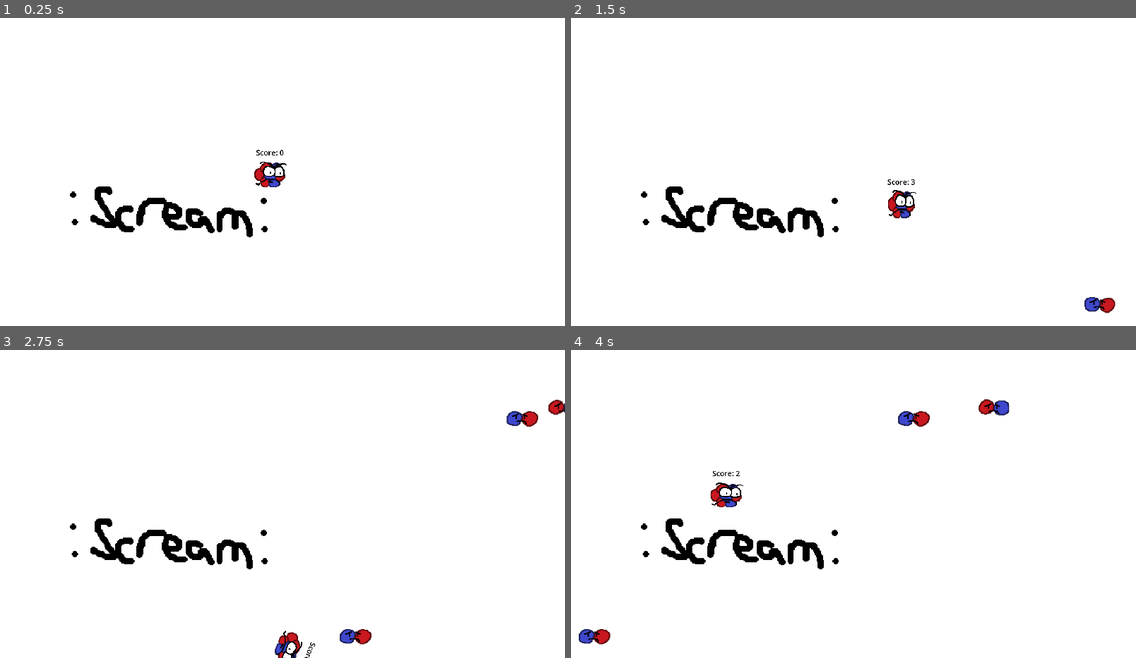
Above: before the commit, frames 1-4 (two rows, left to right).
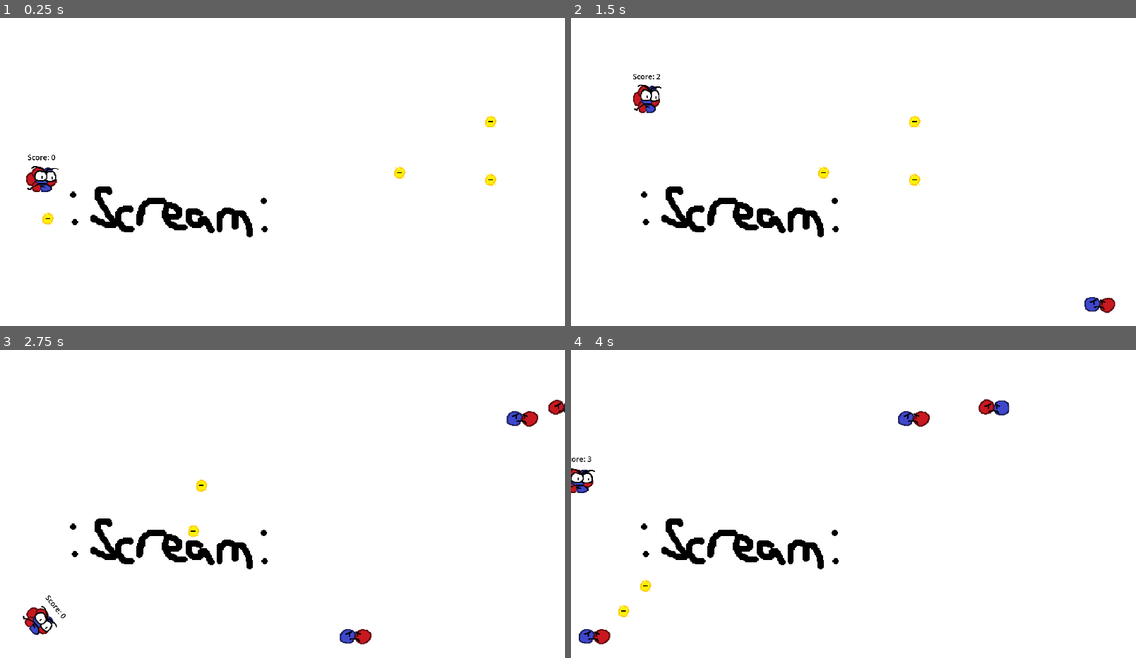
Above: after the commit, the same moments.

Repository: Quill-x/Atom
Game: Godot game, scene res://scenes/Level.tscn
Two runs of this game, one before a commit and one after it. Both use one fixed random seed, a clock stepped at 60 frames per second and the inputs below.
Inputs:
- Up to frame 1 (0.25 s): no input
- Up to frame 2 (1.5 s): hold D (Right) 0.53-1.28 s; hold Shift (Slow) 0.53-1.28 s; hold S (Down) from 1.28 s (still down); tap Shift (Slow) at 1.35 s
- Up to frame 3 (2.75 s): release S (Down) at 2.03 s; hold D (Right) from 2.03 s (still down); hold Shift (Slow) from 2.03 s (still down)
- Up to frame 4 (4 s): release D (Right) at 2.78 s; release Shift (Slow) at 2.78 s; hold Up (Up) 2.78-3.53 s; tap Shift (Slow) at 2.85 s; hold A (Left) from 3.53 s (still down); hold Shift (Slow) from 3.53 s (still down)

The runs differ from the first frame. In frame 1, 0.9% of the frame differs, in the area x 4-88%, y 31-68%; in frame 2, 0.8%; in frame 3, 0.8%; in frame 4, 0.7%.

Commit message:
Added Electron and Music

Diff:
--- a/scenes/Level.tscn
+++ b/scenes/Level.tscn
@@ -1,9 +1,11 @@
-[gd_scene load_steps=7 format=3 uid="uid://cv2pjpyhbrn0a"]
+[gd_scene load_steps=9 format=3 uid="uid://cv2pjpyhbrn0a"]
 
 [ext_resource type="Texture2D" uid="uid://bob4jmvuiqg4y" path="res://images/epicPlaceholderBackground.png" id="1_1mcdm"]
 [ext_resource type="Script" path="res://scenes/level.gd" id="1_ue7x2"]
 [ext_resource type="PackedScene" uid="uid://df3y3vmxrwya6" path="res://scenes/player.tscn" id="1_yqdih"]
 [ext_resource type="Texture2D" uid="uid://bq1an6pgy4v6i" path="res://images/blackBarsForFullScreen.png" id="2_agv44"]
+[ext_resource type="AudioStream" uid="uid://c75ahyx5egw0p" path="res://audio/funky_battle.ogg" id="5_h1f6n"]
+[ext_resource type="PackedScene" uid="uid://dj2xu48ecl6n1" path="res://scenes/electron.tscn" id="6_6xv2i"]
 
 [sub_resource type="RectangleShape2D" id="RectangleShape2D_eqigd"]
 size = Vector2(103, 1320)
@@ -19,7 +21,7 @@
 texture = ExtResource("1_1mcdm")
 
 [node name="Player" parent="." instance=ExtResource("1_yqdih")]
-position = Vector2(-126, -21)
+position = Vector2(-902, -5)
 
 [node name="StaticBody2D" type="StaticBody2D" parent="."]
 position = Vector2(-667, -262)
@@ -66,3 +68,20 @@
 
 [node name="Camera2D" type="Camera2D" parent="."]
 position = Vector2(-82, -33)
+
+[node name="AudioStreamPlayer" type="AudioStreamPlayer" parent="."]
+stream = ExtResource("5_h1f6n")
+volume_db = -8.0
+autoplay = true
+
+[node name="Electron" parent="." instance=ExtResource("6_6xv2i")]
+position = Vector2(725, 9)
+
+[node name="Electron2" parent="." instance=ExtResource("6_6xv2i")]
+position = Vector2(416, -15)
+
+[node name="Electron3" parent="." instance=ExtResource("6_6xv2i")]
+position = Vector2(725, -189)
+
+[node name="Electron4" parent="." instance=ExtResource("6_6xv2i")]
+position = Vector2(-857, 243)
--- a/scenes/deuteron.tscn
+++ b/scenes/deuteron.tscn
@@ -121,7 +121,7 @@
 sprite_frames = SubResource("SpriteFrames_kp4bt")
 animation = &"idle"
 autoplay = "idle"
-frame_progress = 0.953192
+frame_progress = 0.909643
 
 [node name="Face" type="AnimatedSprite2D" parent="."]
 position = Vector2(2, 7)
@@ -129,7 +129,7 @@
 sprite_frames = SubResource("SpriteFrames_jupbp")
 animation = &"idle"
 autoplay = "idle"
-frame_progress = 0.0797608
+frame_progress = 0.0362124
 
 [node name="Area2D" type="Area2D" parent="."]
 scale = Vector2(2, 2)
--- /dev/null
+++ b/scenes/electron.gd
@@ -0,0 +1,45 @@
+extends CharacterBody2D
+class_name Electron
+
+const SPEED = 400
+const HOMING_TIME = 300
+const ROTATIONAL_SPEED = 100
+
+const CAMERA_X_BOUNDS = 1200
+const CAMERA_Y_BOUNDS = 600
+
+var player
+var State = "Normal"
+var timer = HOMING_TIME
+var current_rotation = 0
+
+func _ready():
+	velocity.x = -SPEED
+
+func _on_area_entered(area):
+	if area.get_parent() is Player:
+		area.get_parent().get_hit(position)
+		queue_free()
+
+func _on_chase_area_entered(area):
+	if area.get_parent() is Player:
+		State = "Chase"
+		player = area.get_parent()
+
+func _on_chase_area_exited(area):
+	if area.get_parent() is Player:
+		State = "Normal"
+		timer = 0
+
+
+func _physics_process(delta):
+	if State == "Normal":
+		pass
+	elif State == "Chase" and timer > 0:
+		timer -= 1
+		velocity = (player.position - position).normalized() * SPEED*1.1
+	else:
+		State = "Normal"
+	if position.x > CAMERA_X_BOUNDS or position.x < -CAMERA_X_BOUNDS or position.y > CAMERA_Y_BOUNDS or position.y < -CAMERA_Y_BOUNDS:
+		queue_free()
+	move_and_slide()
--- /dev/null
+++ b/scenes/electron.tscn
@@ -0,0 +1,64 @@
+[gd_scene load_steps=9 format=3 uid="uid://dj2xu48ecl6n1"]
+
+[ext_resource type="Script" path="res://scenes/electron.gd" id="1_yiqh2"]
+[ext_resource type="Texture2D" uid="uid://cugxo4jywecct" path="res://images/electron.png" id="2_dvlqk"]
+
+[sub_resource type="AtlasTexture" id="AtlasTexture_t33t3"]
+atlas = ExtResource("2_dvlqk")
+region = Rect2(0, 0, 20, 20)
+
+[sub_resource type="AtlasTexture" id="AtlasTexture_mxja3"]
+atlas = ExtResource("2_dvlqk")
+region = Rect2(20, 0, 20, 20)
+
+[sub_resource type="SpriteFrames" id="SpriteFrames_0qcww"]
+animations = [{
+"frames": [{
+"duration": 1.0,
+"texture": SubResource("AtlasTexture_t33t3")
+}, {
+"duration": 1.0,
+"texture": SubResource("AtlasTexture_mxja3")
+}],
+"loop": true,
+"name": &"default",
+"speed": 15.0
+}]
+
+[sub_resource type="CircleShape2D" id="CircleShape2D_66dqy"]
+radius = 19.0
+
+[sub_resource type="CircleShape2D" id="CircleShape2D_dk7hk"]
+radius = 16.1245
+
+[sub_resource type="CircleShape2D" id="CircleShape2D_m0jkl"]
+radius = 564.001
+
+[node name="Electron" type="CharacterBody2D"]
+collision_layer = 0
+collision_mask = 0
+script = ExtResource("1_yiqh2")
+
+[node name="Sprite2D" type="AnimatedSprite2D" parent="."]
+scale = Vector2(2, 2)
+sprite_frames = SubResource("SpriteFrames_0qcww")
+autoplay = "default"
+frame_progress = 0.401008
+
+[node name="CollisionShape2D" type="CollisionShape2D" parent="."]
+shape = SubResource("CircleShape2D_66dqy")
+
+[node name="Area2D" type="Area2D" parent="."]
+
+[node name="CollisionShape2D" type="CollisionShape2D" parent="Area2D"]
+position = Vector2(0, 1)
+shape = SubResource("CircleShape2D_dk7hk")
+
+[node name="Chase" type="Area2D" parent="."]
+
+[node name="CollisionShape2D" type="CollisionShape2D" parent="Chase"]
+shape = SubResource("CircleShape2D_m0jkl")
+
+[connection signal="area_entered" from="Area2D" to="." method="_on_area_entered"]
+[connection signal="area_entered" from="Chase" to="." method="_on_chase_area_entered"]
+[connection signal="area_exited" from="Chase" to="." method="_on_chase_area_exited"]
Not shown, added: audio/funky_battle.ogg.import
Binary file added: images/electron.png
Not shown, added: images/electron.png.import
Not shown, added: audio/funky_battle.ogg
